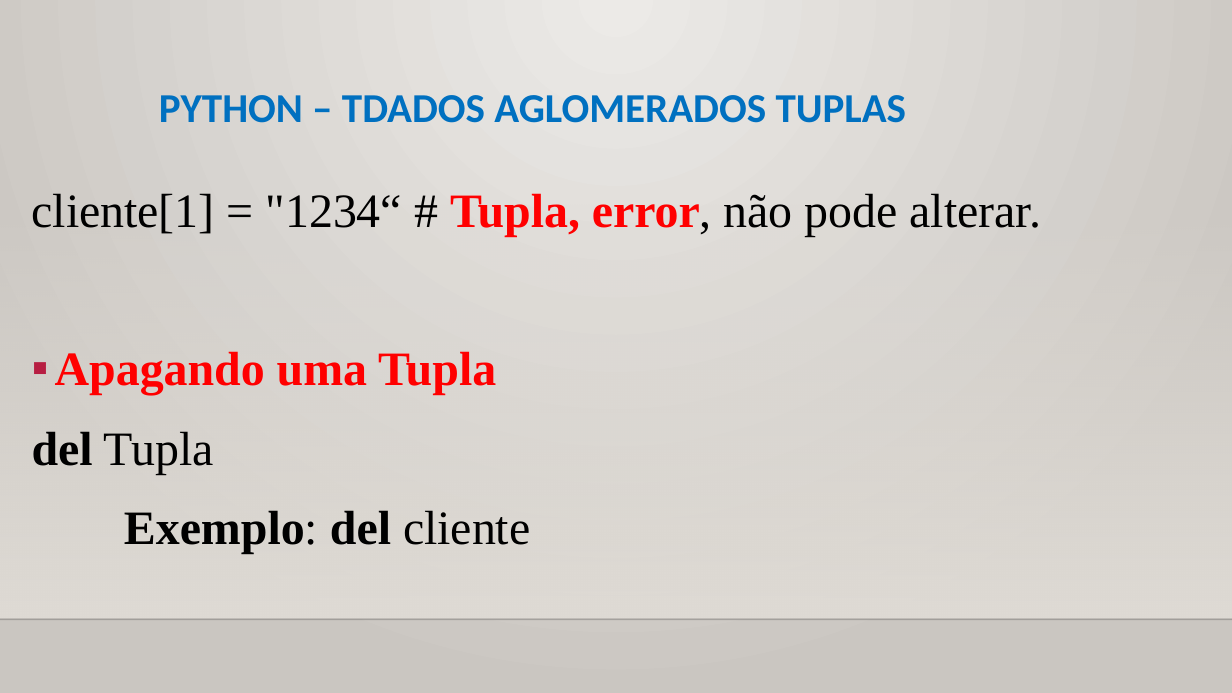
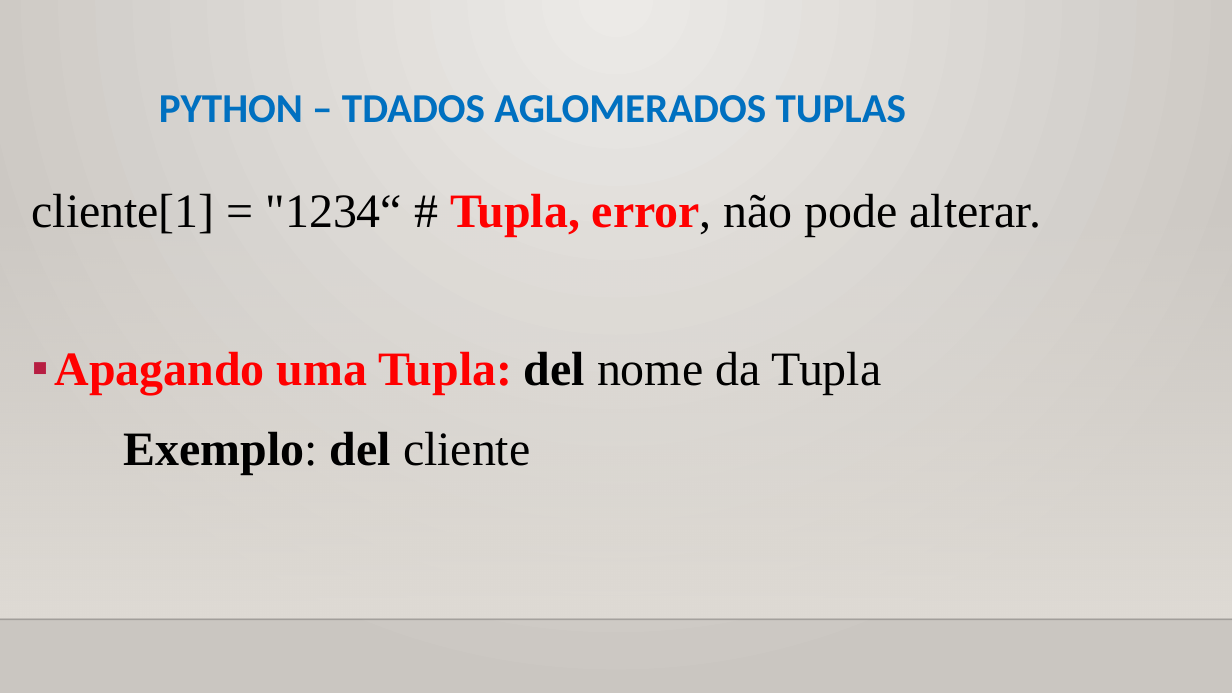
Before and after one commit to CloudEducationBrazil/WydenUniRuyPythonRAD, a slide deck: slide 18 of 01 Classes/Aula 07 RAD Python - Tipos de Dados Aglomerados.pptx (slide 17 before the commit). Drawn at 1232x693 pixels with LibreOffice and Linux fonts; fonts in the diff are those of the drawing; background and template pictures are left out. Boxes give left, top, right and bottom in pixels: in the first picture for what was removed or moved away, otherwise in the second. Text is boxed around its words. In the diff, an @@ line names an element or a change of style, - is before the commit and + after.

Commit message:
PPTs Python Aula 7 e 8 17092022

```diff
--- a/01 Classes/Aula 07 RAD Python - Tipos de Dados Aglomerados.pptx
+++ b/01 Classes/Aula 07 RAD Python - Tipos de Dados Aglomerados.pptx
@@ text at (x1=55, y1=351, x2=882, y2=395): text changed @@
-▪ Apagando uma Tupla
-del Tupla
+▪ Apagando uma Tupla: del nome da Tupla
```
Also in this commit, not shown: 8 other slides changed, 1 slide added, 1 other file.
